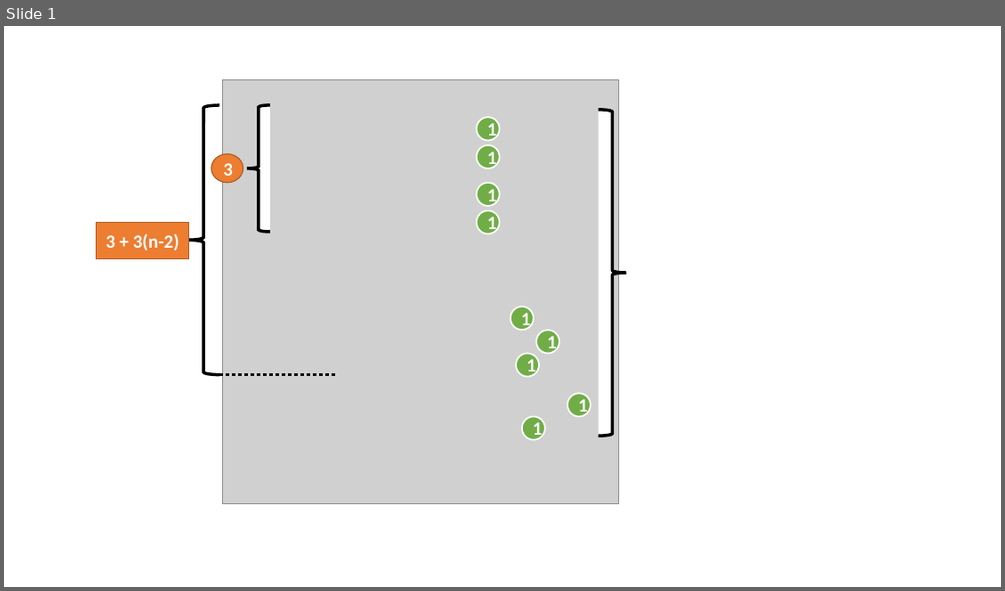
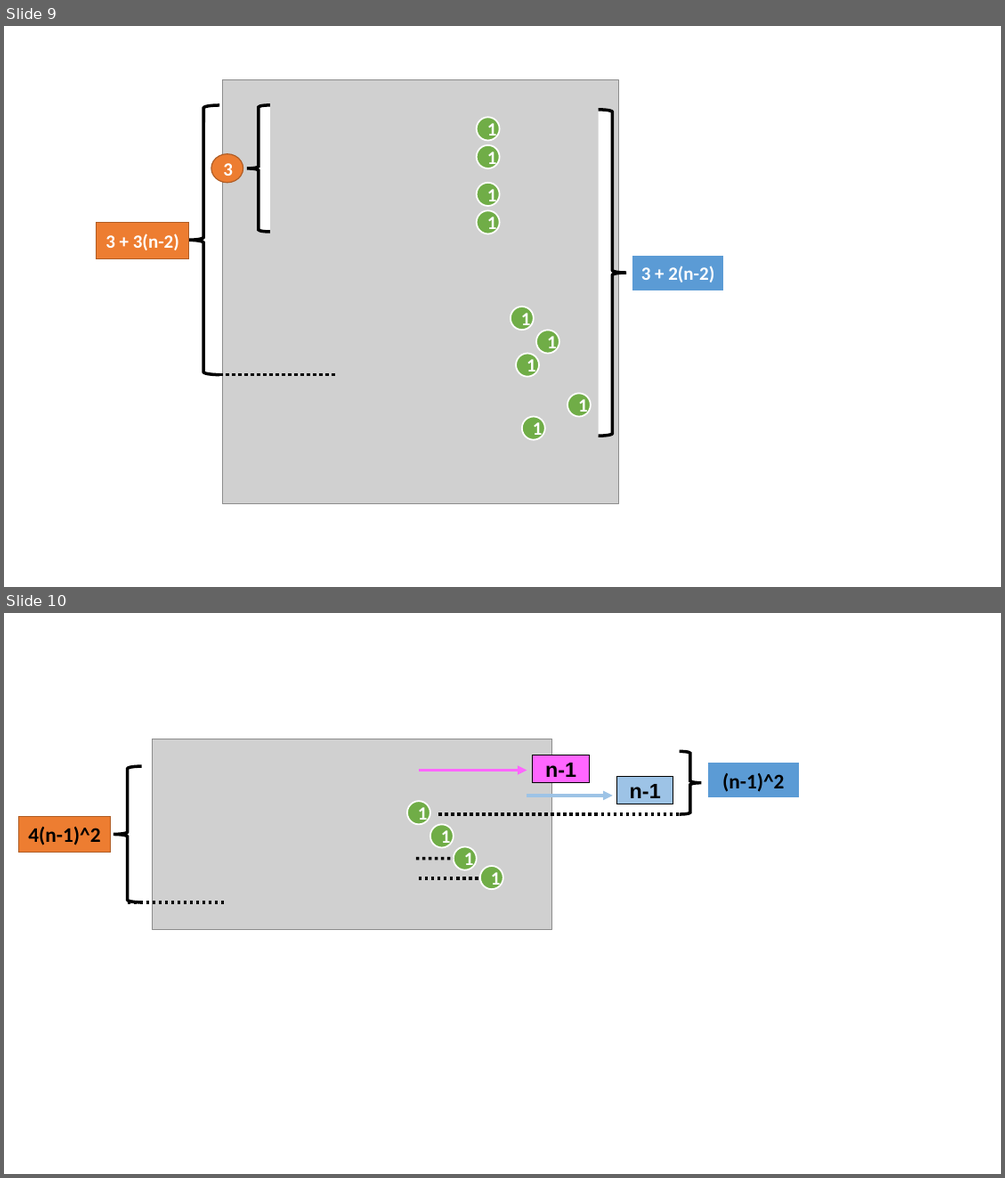
Before and after one commit to brokenerk/Analisis-Algoritmos, a slide deck: Abigail/EdiciónImagenes.pptx. Shown one above the other, each under a label of ours: slide 1 before the commit, slides 9 and 10 after it. The pictures are 1005x591 and 1005x1178 pixels, drawn with LibreOffice and Linux fonts; fonts in the diff are those of the drawing; grey boxes stand for pictures. Boxes give left, top, right and bottom in pixels: in the first picture for what was removed or moved away, otherwise in the second. Text is boxed around its words. In the diff, an @@ line names an element or a change of style, - is before the commit and + after.

```diff
--- a/Abigail/EdiciónImagenes.pptx
+++ b/Abigail/EdiciónImagenes.pptx
@@ slide 10 added at [4, 613, 1001, 1174], background #FFFFFF @@
@@ picture added at [152, 739, 552, 929] @@
@@ left brace added at [113, 766, 142, 902], fill #FFFFFF, outline #000000 3 pt @@
@@ arrow added from (419, 770) to (526, 770), #FF66FF 3 pt @@
@@ rectangle added at [533, 755, 589, 783], fill #FF66FF, outline #000000 1 pt, 20 pt, text #000000, bold @@
+n-1
@@ left brace added at [680, 751, 701, 814], fill #FFFFFF, outline #000000 3 pt @@
@@ rectangle added at [708, 762, 801, 798], fill #5B9BD5, outline #FFFFFF 1.5 pt, 20 pt, text #000000, bold @@
+(n-1)^2
@@ arrow added from (526, 795) to (613, 795), #9DC3E6 3 pt @@
@@ rectangle added at [617, 776, 673, 804], fill #9DC3E6, outline #000000 1 pt, 20 pt, text #000000, bold @@
+n-1
@@ rectangle added at [18, 817, 111, 853], fill #ED7D31, outline #AF5C24 1 pt, 20 pt, text #000000, bold @@
+4(n-1)^2
@@ ellipse added at [407, 801, 430, 824], fill #70AD47, outline #FFFFFF 1.5 pt, 18 pt, text #FFFFFF, bold @@
+1
@@ ellipse added at [430, 825, 453, 848], fill #70AD47, outline #FFFFFF 1.5 pt, 18 pt, text #FFFFFF, bold @@
+1
@@ line added from (438, 814) to (680, 814), #000000 3 pt dashed @@
@@ ellipse added at [453, 847, 477, 870], fill #70AD47, outline #FFFFFF 1.5 pt, 18 pt, text #FFFFFF, bold @@
+1
@@ line added from (416, 859) to (453, 859), #000000 3 pt dashed @@
@@ line added from (419, 878) to (480, 878), #000000 3 pt dashed @@
@@ ellipse added at [480, 866, 503, 889], fill #70AD47, outline #FFFFFF 1.5 pt, 18 pt, text #FFFFFF, bold @@
+1
@@ line added from (128, 902) to (226, 902), #000000 3 pt dashed @@
@@ what was slide 1 is now slide 9 @@
@@ slide 9 changed as well @@
@@ rectangle added at [632, 255, 725, 291], fill #5B9BD5, outline #FFFFFF 1.5 pt, 18 pt, text #FFFFFF, bold @@
+3 + 2(n-2)
```
Also in this commit, not shown: 13 other slides added, 40 other files.
